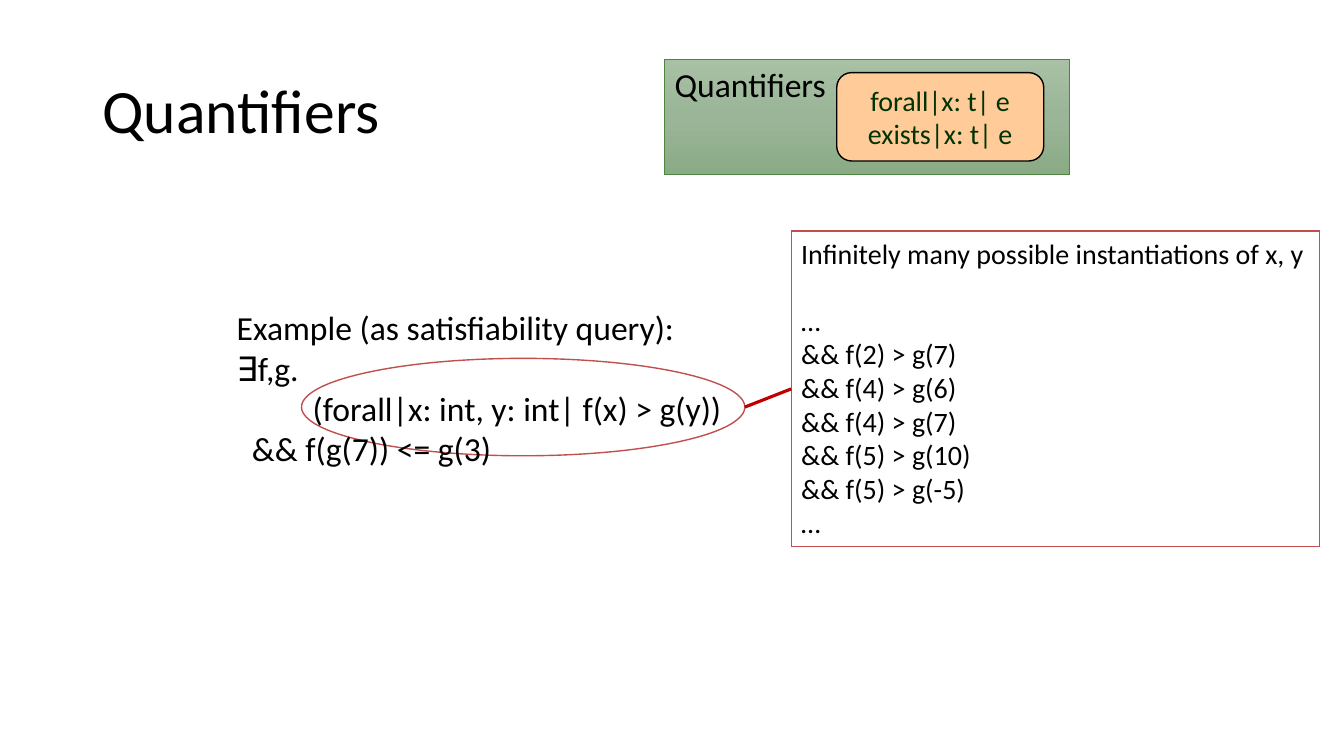
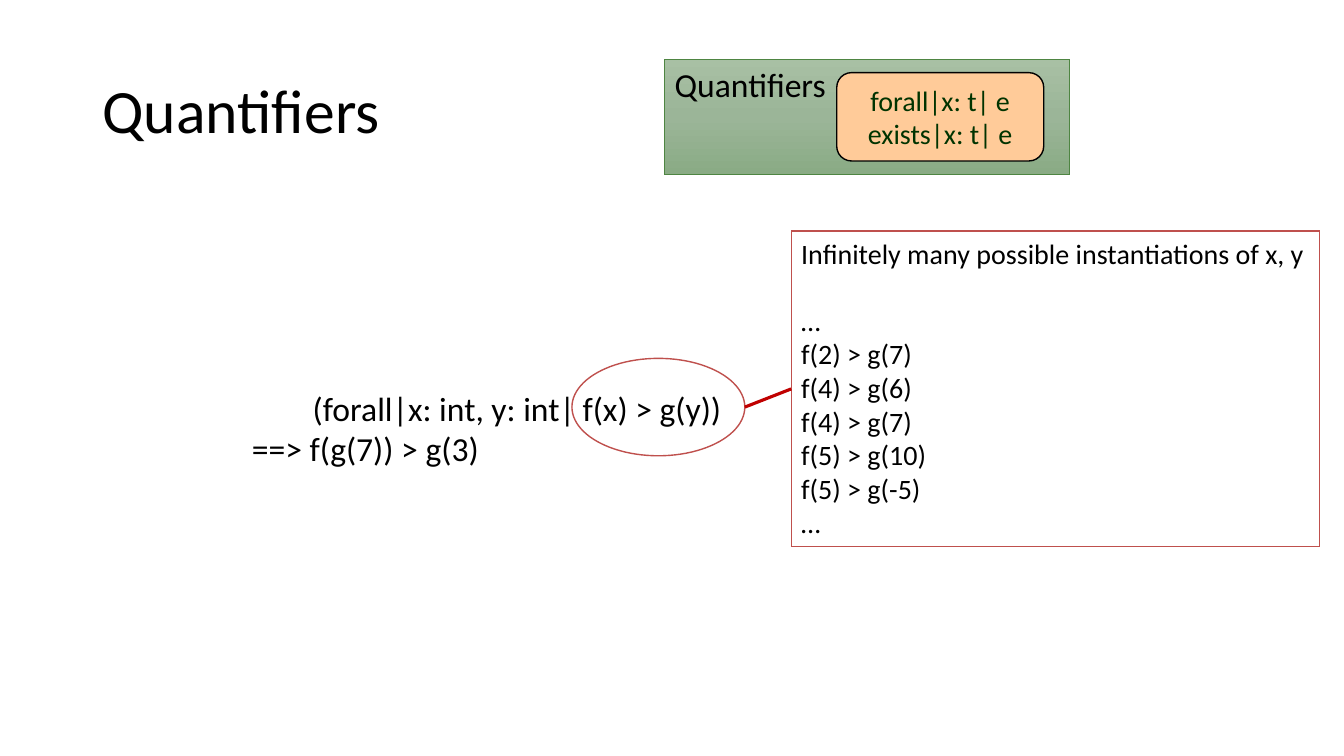
Before and after one commit to verus-lang/event-sites, a slide deck: slide 28 of 2026-summer-formal/slides/summer-school-formal-verus.pptx. Drawn at 1344x756 pixels with LibreOffice and Linux fonts; fonts in the diff are those of the drawing. Boxes give left, top, right and bottom in pixels: in the first picture for what was removed or moved away, otherwise in the second. Text is boxed around its words. In the diff, an @@ line names an element or a change of style, - is before the commit and + after.

Commit message:
In 2026-summer-formal, streamline quantifiers slides, and other minor edits

```diff
--- a/2026-summer-formal/slides/summer-school-formal-verus.pptx
+++ b/2026-summer-formal/slides/summer-school-formal-verus.pptx
@@ text at <box>237,315,674,387</box>: paragraphs removed @@
-Example (as satisfiability query):
-∃f,g.
@@ ellipse: place and size @@
-ellipse at <box>301,359,745,457</box>
+ellipse at <box>572,359,745,457</box>
@@ text in rectangle at <box>801,343,926,504</box>: text changed @@
-&& f(2) > g(7)
-&& f(4) > g(6)
-&& f(4) > g(7)
-&& f(5) > g(10)
-&& f(5) > g(-5)
+f(2) > g(7)
+f(4) > g(6)
+f(4) > g(7)
+f(5) > g(10)
+f(5) > g(-5)
@@ text at <box>310,436,479,467</box>: text changed @@
-&& f(g(7)) <= g(3)
+==> f(g(7)) > g(3)
```
Also in this commit, not shown: 12 other slides changed, 1 slide added, 1 slide removed, 1 other file.
